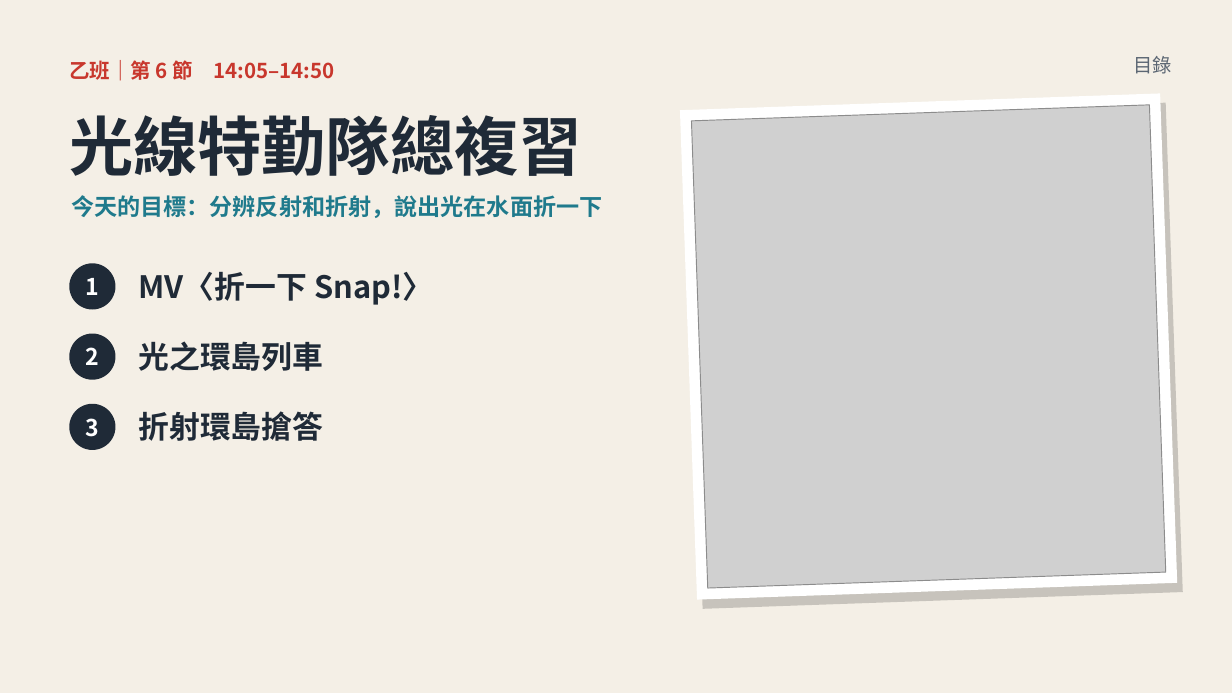
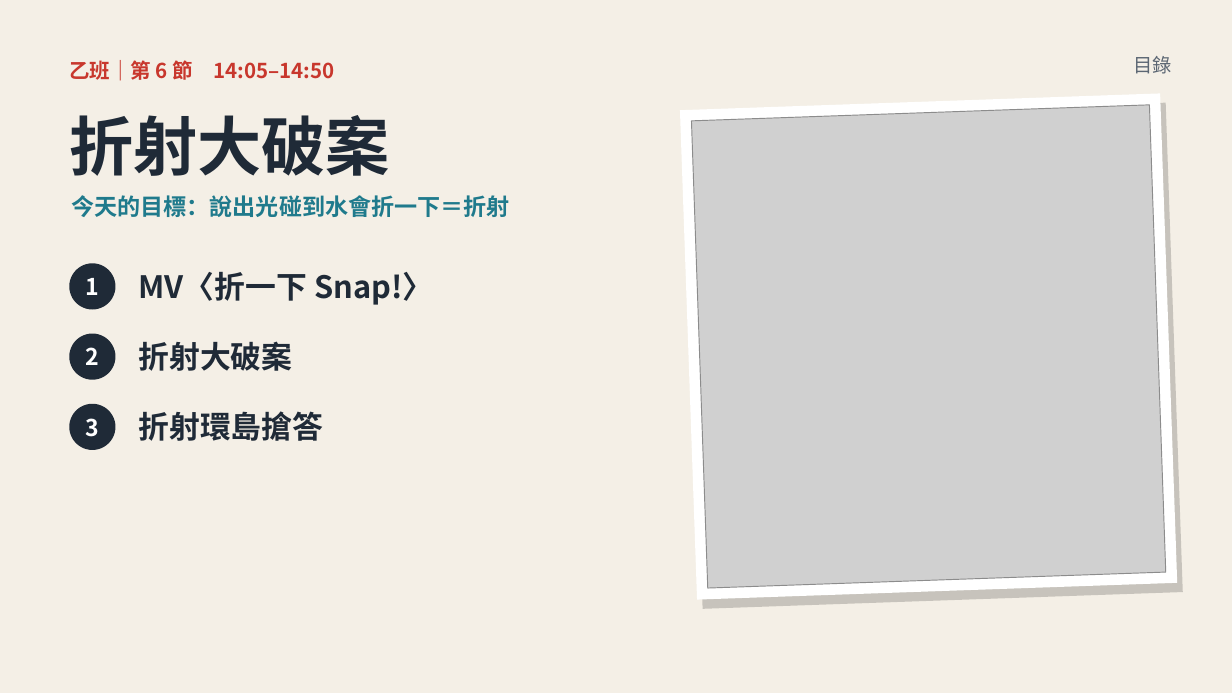
Before and after one commit to classtools1020/sports-results, a slide deck: slide 9 of f8f9fc3bd1/slides.pptx. Drawn at 1232x693 pixels with LibreOffice and Linux fonts; fonts in the diff are those of the drawing; grey boxes stand for pictures. Boxes give left, top, right and bottom in pixels: in the first picture for what was removed or moved away, otherwise in the second. Text is boxed around its words. In the diff, an @@ line names an element or a change of style, - is before the commit and + after.

```diff
--- a/f8f9fc3bd1/slides.pptx
+++ b/f8f9fc3bd1/slides.pptx
@@ text at bbox=[69, 115, 390, 176]: text changed @@
-光線特勤隊總複習
+折射大破案
@@ text at bbox=[71, 195, 510, 217]: text changed @@
-今天的目標：分辨反射和折射，說出光在水面折一下
+今天的目標：說出光碰到水會折一下＝折射
@@ text at bbox=[139, 341, 293, 371]: text changed @@
-光之環島列車
+折射大破案
```
Also in this commit, not shown: 5 other slides changed, 1 slide added, 3 slides removed, 1 other file.
